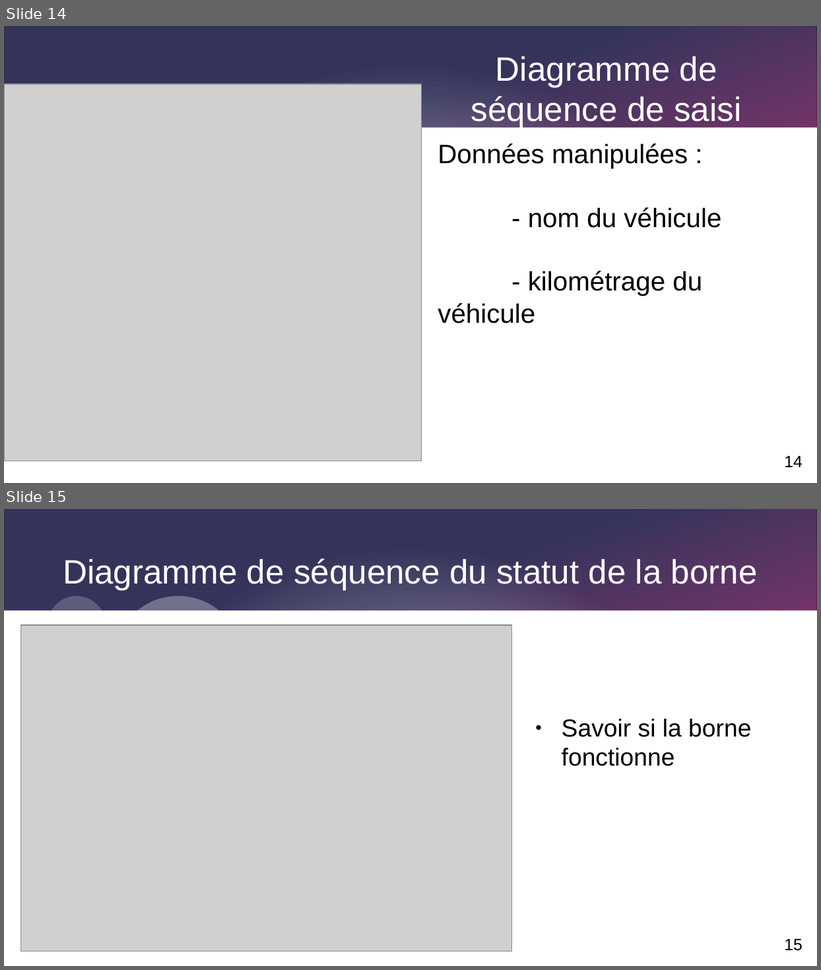
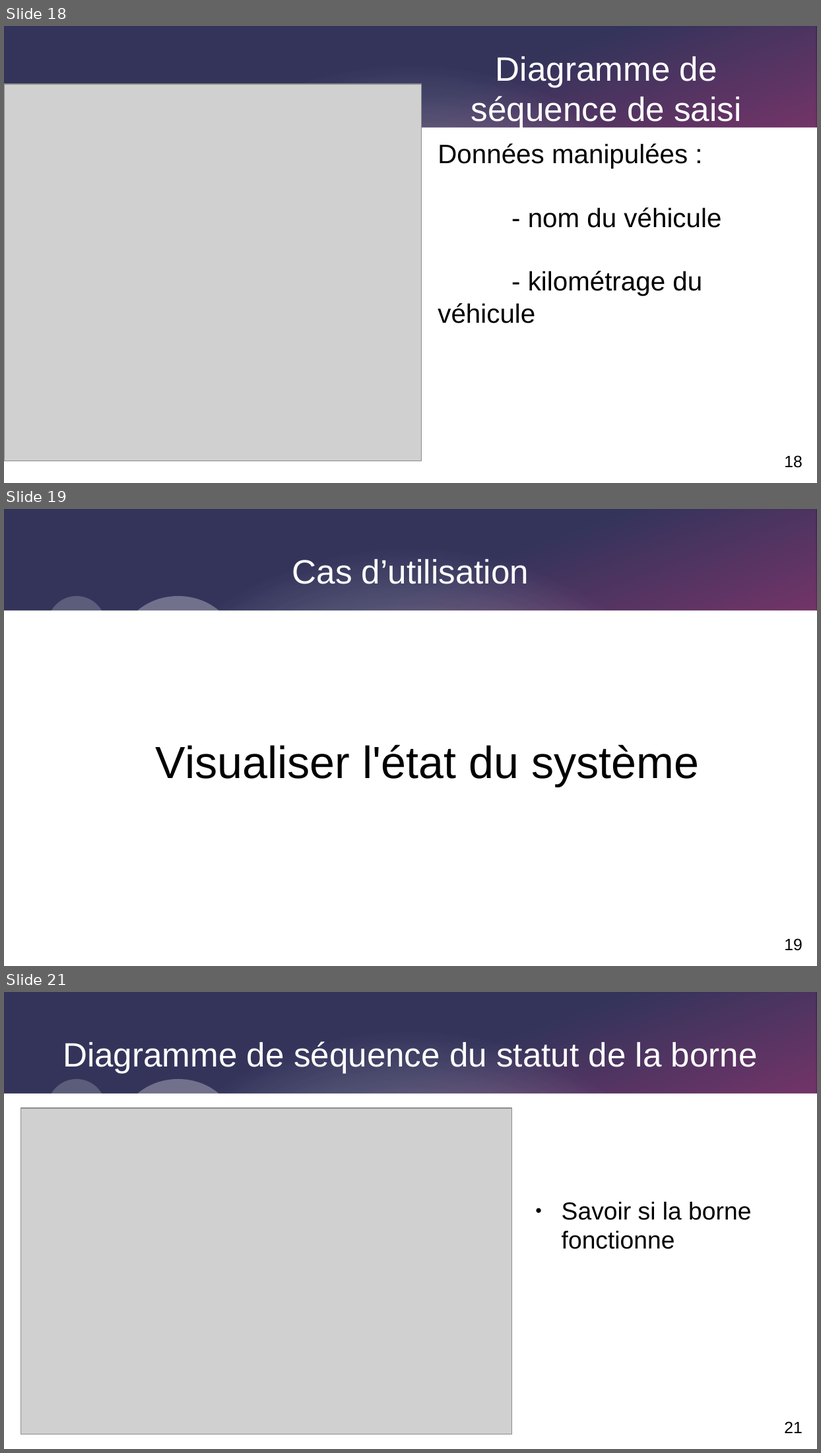
Before and after one commit to Corentinh2/PROJET_GESTIONNAIRE_DE_CHARGE, a slide deck: revue3/diapo_revue_3.odp. Shown one above the other, each under a label of ours: slides 14 and 15 before the commit, slides 18, 19 and 21 after it; the slides between them are not shown. The pictures are 821x970 and 821x1453 pixels, drawn with LibreOffice and Linux fonts; fonts in the diff are those of the drawing; grey boxes stand for pictures. Boxes give left, top, right and bottom in pixels: in the first picture for what was removed or moved away, otherwise in the second. Text is boxed around its words. In the diff, an @@ line names an element or a change of style, - is before the commit and + after.

```diff
--- a/revue3/diapo_revue_3.odp
+++ b/revue3/diapo_revue_3.odp
@@ slide 19 added at <box>4,509,817,966</box>, background #FFFFFF; not listed: 5 template elements that a slide beside it also shows @@
@@ title added at <box>292,559,529,584</box>, 33 pt, text #FFFFFF @@
+Cas d’utilisation
@@ text added at <box>156,745,699,786</box>, 44 pt, text #000000 @@
+Visualiser l'état du système
@@ page number added at <box>784,939,803,951</box>, 16 pt, text #000000 @@
+19
@@ what was slide 14 is now slide 18 @@
@@ page number at <box>784,456,803,468</box>: text changed @@
-14
+18
@@ what was slide 15 is now slide 21 @@
@@ page number at <box>784,1422,803,1434</box>: text changed @@
-15
+21
```
Also in this commit, not shown: 9 slides changed, 14 other slides added, 8 slides removed, 4 other files.
